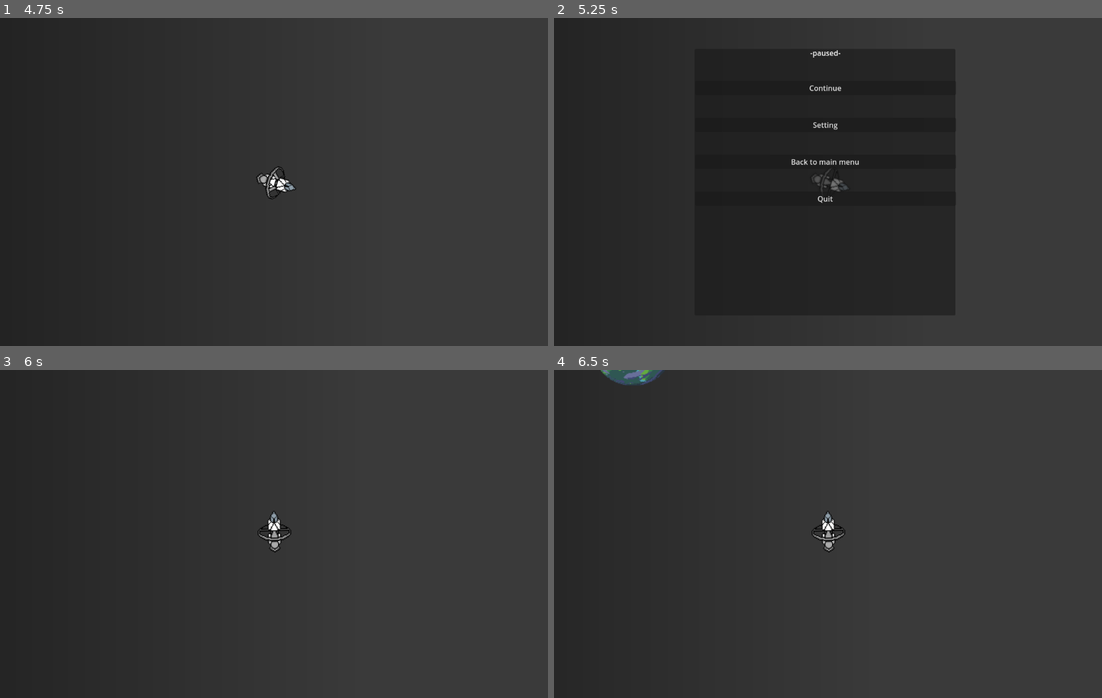
Above: before the commit, frames 1-4 (two rows, left to right).
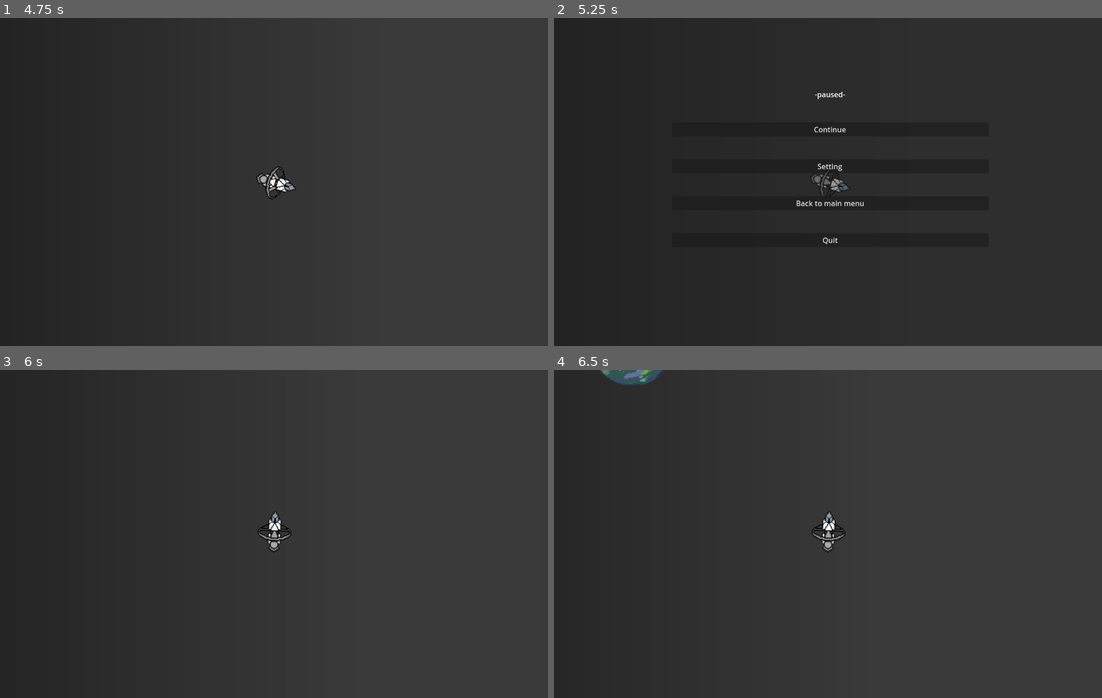
Above: after the commit, the same moments.

Repository: adamsutan/project-space-game
Game: Godot game, scene res://main menu.tscn
The game is run twice, just before and just after one commit, with the same random seed, the same clock (stepped at 60 frames per second) and the same inputs.
Inputs (mouse positions are in pixels of both pictures, inside the frame that each line leads up to):
- Up to frame 1 (4.75 s): click "Start" at 0.5 s; move the mouse to (394, 165) at 1.27 s; hold D (strafe_right) 1.28-2.03 s; hold Shift (boost) 1.28-2.03 s; move the mouse to (164, 198) at 2.02 s; hold Space (brake) 2.03-2.78 s; click (164, 198) at 2.1 s; move the mouse to (328, 109) at 2.77 s; hold D (strafe_right) 2.78-3.53 s; hold Shift (boost) 2.78-3.53 s; move the mouse to (246, 247) at 3.52 s; hold W (thrust_forward) 3.53-4.28 s; click (246, 247) at 3.6 s; move the mouse to (438, 231) at 4.27 s; hold A (strafe_left) from 4.28 s (still down); hold Shift (boost) from 4.28 s (still down)
- Up to frame 2 (5.25 s): keep holding A (strafe_left); tap Escape (pause) at 4.9 s; tap Enter at 5 s; move the mouse to (663, 132) at 5.02 s; release Shift (boost) at 5.03 s; click (663, 132) at 5.1 s
- Up to frame 3 (6 s): release A (strafe_left) at 5.75 s; click "Continue" at 5.75 s
- Up to frame 4 (6.5 s): no input

Frame 1 is identical in both runs. In frame 2, 0.7% of the frame differs, in the area x 43-57%, y 9-69%; in frame 3, 0.2%; in frame 4, 0.2%.

Commit message:
edit some stuff

Diff:
--- a/pause_menu.tscn
+++ b/pause_menu.tscn
@@ -17,7 +17,69 @@
 
 [sub_resource type="ShaderMaterial" id="ShaderMaterial_hdmo1"]
 shader = SubResource("Shader_wyi4u")
-shader_parameter/lod = 0.5170000245575
+shader_parameter/lod = 0.1730000082175
+
+[sub_resource type="StyleBoxFlat" id="StyleBoxFlat_hdmo1"]
+bg_color = Color(0.12941177, 0.12941177, 0.12941177, 0.45490196)
+
+[sub_resource type="Animation" id="Animation_05uyy"]
+length = 0.001
+tracks/0/type = "value"
+tracks/0/imported = false
+tracks/0/enabled = true
+tracks/0/path = NodePath("ColorRect:material")
+tracks/0/interp = 1
+tracks/0/loop_wrap = true
+tracks/0/keys = {
+"times": PackedFloat32Array(0),
+"transitions": PackedFloat32Array(1),
+"update": 1,
+"values": [SubResource("ShaderMaterial_hdmo1")]
+}
+tracks/1/type = "bezier"
+tracks/1/imported = false
+tracks/1/enabled = true
+tracks/1/path = NodePath("Panel:modulate:r")
+tracks/1/interp = 1
+tracks/1/loop_wrap = true
+tracks/1/keys = {
+"handle_modes": PackedInt32Array(0),
+"points": PackedFloat32Array(1, -0.15, 0, 0.15, 0),
+"times": PackedFloat32Array(0)
+}
+tracks/2/type = "bezier"
+tracks/2/imported = false
+tracks/2/enabled = true
+tracks/2/path = NodePath("Panel:modulate:g")
+tracks/2/interp = 1
+tracks/2/loop_wrap = true
+tracks/2/keys = {
+"handle_modes": PackedInt32Array(0),
+"points": PackedFloat32Array(1, -0.15, 0, 0.15, 0),
+"times": PackedFloat32Array(0)
+}
+tracks/3/type = "bezier"
+tracks/3/imported = false
+tracks/3/enabled = true
+tracks/3/path = NodePath("Panel:modulate:b")
+tracks/3/interp = 1
+tracks/3/loop_wrap = true
+tracks/3/keys = {
+"handle_modes": PackedInt32Array(0),
+"points": PackedFloat32Array(1, -0.15, 0, 0.15, 0),
+"times": PackedFloat32Array(0)
+}
+tracks/4/type = "bezier"
+tracks/4/imported = false
+tracks/4/enabled = true
+tracks/4/path = NodePath("Panel:modulate:a")
+tracks/4/interp = 1
+tracks/4/loop_wrap = true
+tracks/4/keys = {
+"handle_modes": PackedInt32Array(0),
+"points": PackedFloat32Array(0, -0.15, 0, 0.15, 0),
+"times": PackedFloat32Array(0)
+}
 
 [sub_resource type="Animation" id="Animation_nwcfo"]
 resource_name = "blur"
@@ -79,65 +141,6 @@
 "times": PackedFloat32Array(0, 0.3)
 }
 
-[sub_resource type="Animation" id="Animation_05uyy"]
-length = 0.001
-tracks/0/type = "value"
-tracks/0/imported = false
-tracks/0/enabled = true
-tracks/0/path = NodePath("ColorRect:material")
-tracks/0/interp = 1
-tracks/0/loop_wrap = true
-tracks/0/keys = {
-"times": PackedFloat32Array(0),
-"transitions": PackedFloat32Array(1),
-"update": 1,
-"values": [SubResource("ShaderMaterial_hdmo1")]
-}
-tracks/1/type = "bezier"
-tracks/1/imported = false
-tracks/1/enabled = true
-tracks/1/path = NodePath("Panel:modulate:r")
-tracks/1/interp = 1
-tracks/1/loop_wrap = true
-tracks/1/keys = {
-"handle_modes": PackedInt32Array(0),
-"points": PackedFloat32Array(1, -0.15, 0, 0.15, 0),
-"times": PackedFloat32Array(0)
-}
-tracks/2/type = "bezier"
-tracks/2/imported = false
-tracks/2/enabled = true
-tracks/2/path = NodePath("Panel:modulate:g")
-tracks/2/interp = 1
-tracks/2/loop_wrap = true
-tracks/2/keys = {
-"handle_modes": PackedInt32Array(0),
-"points": PackedFloat32Array(1, -0.15, 0, 0.15, 0),
-"times": PackedFloat32Array(0)
-}
-tracks/3/type = "bezier"
-tracks/3/imported = false
-tracks/3/enabled = true
-tracks/3/path = NodePath("Panel:modulate:b")
-tracks/3/interp = 1
-tracks/3/loop_wrap = true
-tracks/3/keys = {
-"handle_modes": PackedInt32Array(0),
-"points": PackedFloat32Array(1, -0.15, 0, 0.15, 0),
-"times": PackedFloat32Array(0)
-}
-tracks/4/type = "bezier"
-tracks/4/imported = false
-tracks/4/enabled = true
-tracks/4/path = NodePath("Panel:modulate:a")
-tracks/4/interp = 1
-tracks/4/loop_wrap = true
-tracks/4/keys = {
-"handle_modes": PackedInt32Array(0),
-"points": PackedFloat32Array(0, -0.15, 0, 0.15, 0),
-"times": PackedFloat32Array(0)
-}
-
 [sub_resource type="AnimationLibrary" id="AnimationLibrary_05uyy"]
 _data = {
 &"RESET": SubResource("Animation_05uyy"),
@@ -166,25 +169,24 @@
 [node name="Panel" type="Panel" parent="."]
 modulate = Color(1, 1, 1, 0)
 layout_mode = 1
-anchors_preset = -1
-anchor_left = 0.49500003
-anchor_top = 0.564
-anchor_right = 0.5
-anchor_bottom = 0.564
-offset_left = -286.00006
-offset_top = -338.08002
-offset_right = 279.0
-offset_bottom = 246.91998
-
-[node name="VBoxContainer" type="VBoxContainer" parent="Panel"]
-layout_mode = 1
 anchors_preset = 15
 anchor_right = 1.0
 anchor_bottom = 1.0
-offset_left = 1.0
-offset_top = -3.0
-offset_right = 1.0
-offset_bottom = -3.0
+grow_horizontal = 2
+grow_vertical = 2
+theme_override_styles/panel = SubResource("StyleBoxFlat_hdmo1")
+
+[node name="VBoxContainer" type="VBoxContainer" parent="Panel"]
+layout_mode = 1
+anchors_preset = 8
+anchor_left = 0.5
+anchor_top = 0.5
+anchor_right = 0.5
+anchor_bottom = 0.5
+offset_left = -342.0
+offset_top = -204.0
+offset_right = 352.0
+offset_bottom = 213.5
 grow_horizontal = 2
 grow_vertical = 2
 theme_override_constants/separation = 50
@@ -214,6 +216,7 @@
 libraries = {
 &"": SubResource("AnimationLibrary_05uyy")
 }
+autoplay = "RESET"
 
 [connection signal="pressed" from="Panel/VBoxContainer/Continue" to="." method="_on_continue_pressed"]
 [connection signal="pressed" from="Panel/VBoxContainer/Setting" to="." method="_on_setting_pressed"]
Not shown: 1 places in pause_menu.tscn that only renumber resources
